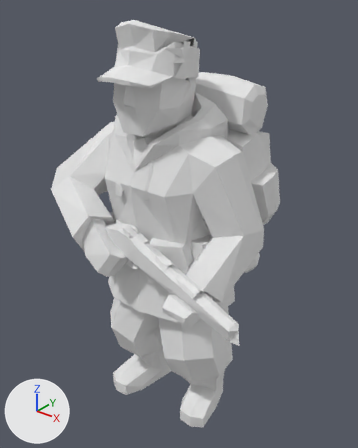
Before and after pictures for a commit that changed the glTF model web/public/pezzi/bulge_german_mountain_1.glb.
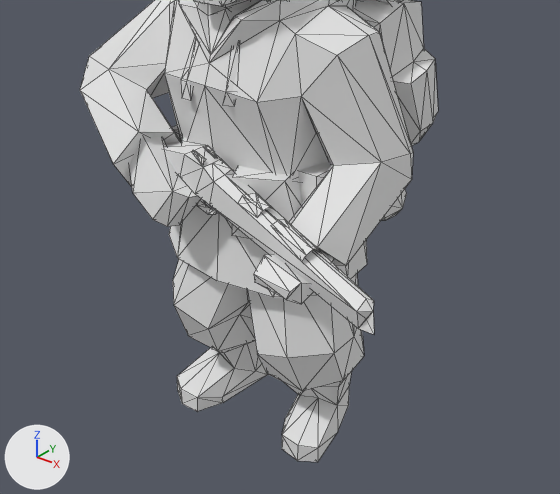
The first picture shows the older version from a camera (50 mm lens) standing at (0.224, -0.298, 0.345) and looking at (-0.001, -0.017, 0.17). The close-ups show the older and then the newer version on the part from 0% to 100% of the width and 29% to 100% of the height of that picture. Only the edits that show in the close-ups are written down. The lights are fixed; the arrows at lower left show +X, +Y and +Z. The close-ups show mesh edges as thin lines. Vertices at exactly the same position are counted once.

The older version as bpy lines, for what is in view:
```python
me_bulge_german_mountain_glb = bpy.data.meshes.new('bulge_german_mountain.glb')
me_bulge_german_mountain_glb.from_pydata(...)  # 686 vertices, 1242 faces; spans x -0.098..0.098, y -0.088..0.088, z 0.0..0.324
me_bulge_german_mountain_glb.materials.append(mat_figura)  # its picture is missing
ob_bulge_german_mountain_glb = bpy.data.objects.new('bulge_german_mountain.glb', me_bulge_german_mountain_glb)
ob_bulge_german_mountain_glb.location = (0.0, 0.0, 0.0)
```
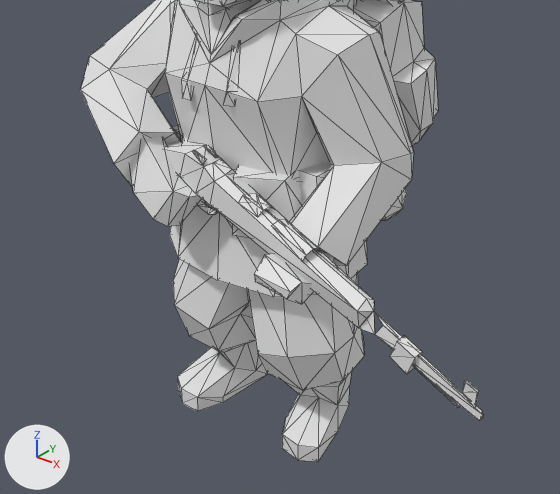
The newer file is also turned or shifted as a whole; pictures and numbers use the older file's frame.

The change in detail:
me_bulge_german_mountain_glb is used by ob_bulge_german_mountain_glb; location (0.0, 0.0, 0.0).
me_bulge_german_mountain_glb had 686 vertices, 1242 faces and spanned x -0.098..0.098, y -0.088..0.088, z 0.0..0.324.
me_bulge_german_mountain_glb now has 716 vertices, 1290 faces and spans x -0.098..0.15, y -0.088..0.089, z 0.0..0.324.
Part 1, on me_bulge_german_mountain_glb:
30 vertices are added at x 0.102..0.15, y -0.088..-0.079, z 0.129..0.145.
48 new faces join them.

Pixel boxes (x1, y1, x2, y2) of what changed, in the close-ups (560 x 494 px):
'bulge_german_mountain.glb', reshaped
    before: (80, 0, 438, 462)
    after: (80, 0, 483, 462)
part 1 of me_bulge_german_mountain_glb, added
    after: (374, 311, 483, 421)
